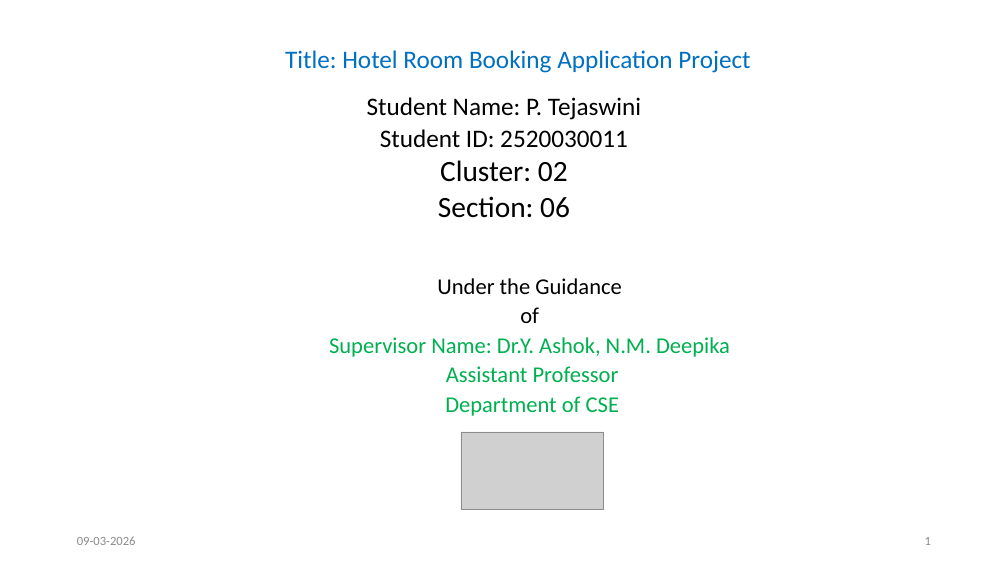
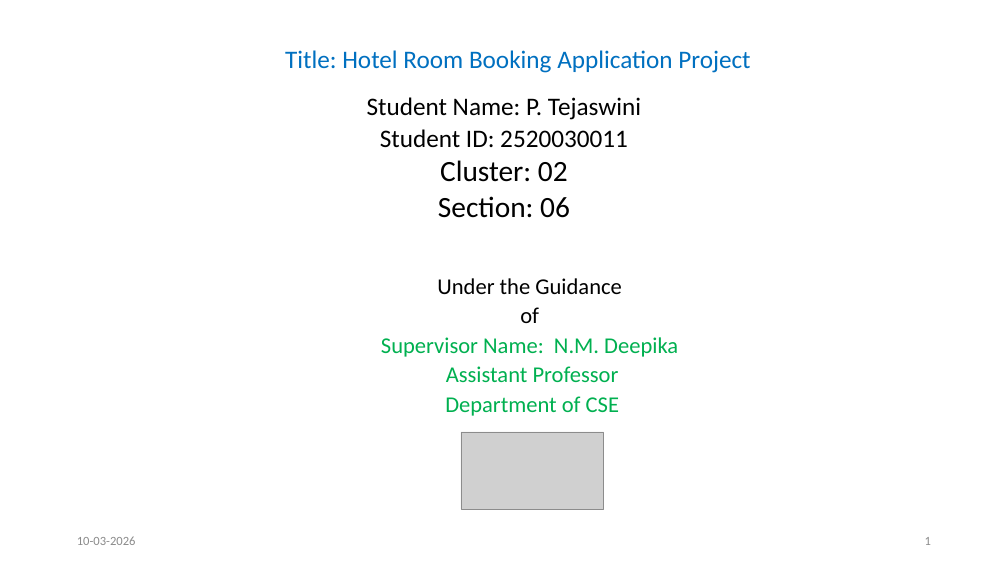
Before and after one commit to tejsree2007-design/FWD-Project, a slide deck: slide 1 of 2520030011_CSE.pptx. Drawn at 1008x567 pixels with LibreOffice and Linux fonts; fonts in the diff are those of the drawing; grey boxes stand for pictures. Boxes give left, top, right and bottom in pixels: in the first picture for what was removed or moved away, otherwise in the second. Text is boxed around its words. In the diff, an @@ line names an element or a change of style, - is before the commit and + after.

```diff
--- a/2520030011_CSE.pptx
+++ b/2520030011_CSE.pptx
@@ text at [381, 337, 678, 357]: text changed @@
-Supervisor Name: Dr.Y. Ashok, N.M. Deepika
+Supervisor Name: N.M. Deepika
@@ text at [77, 536, 136, 545]: text changed @@
-09-03-2026
+10-03-2026
```
Also in this commit, not shown: 19 other slides changed.
